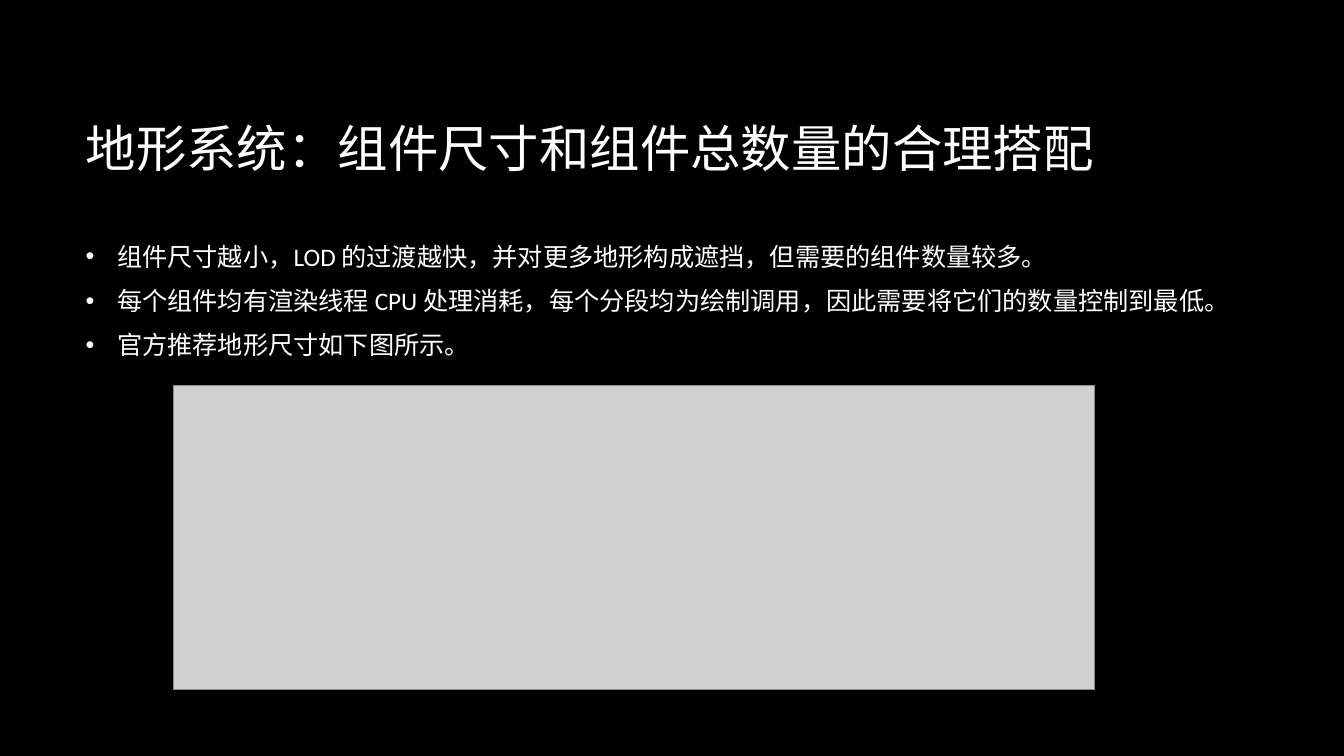
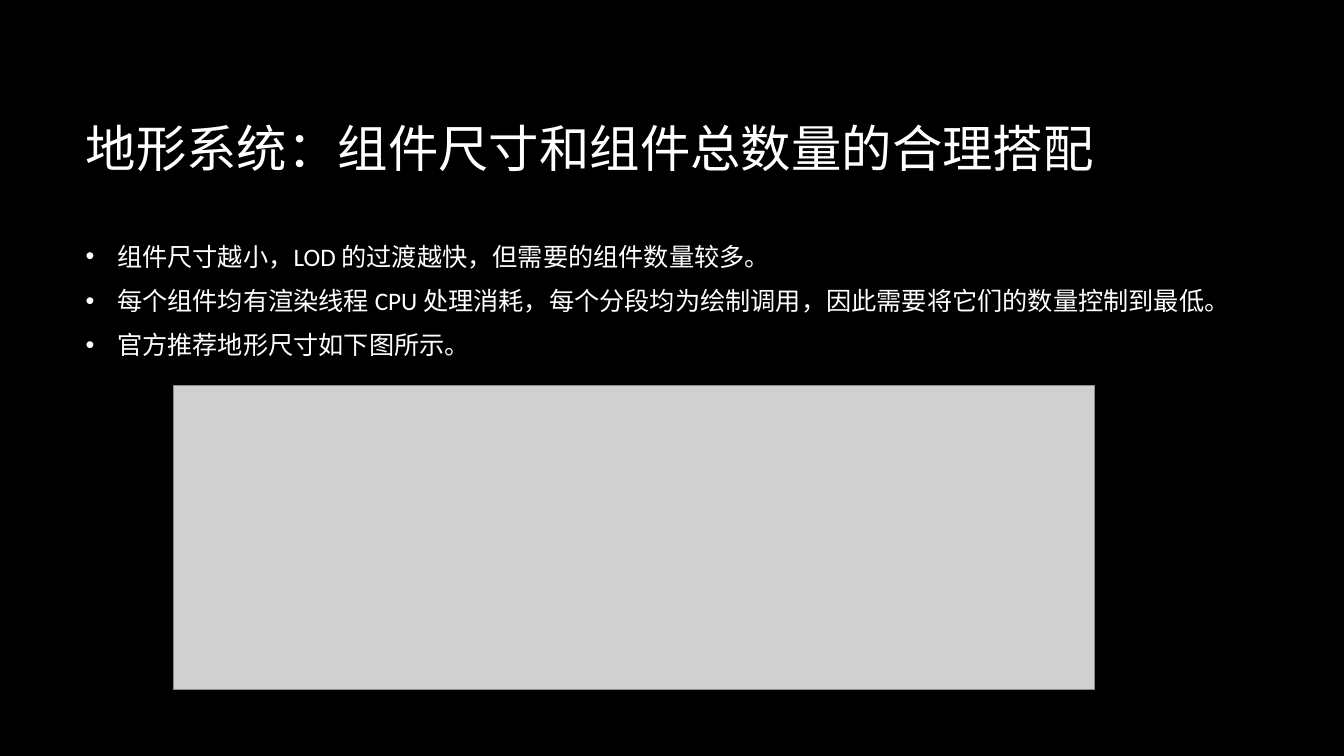
Before and after one commit to BattalionCommander/UE4_C-_Notes, a slide deck: slide 10 of Unreal engine 4.pptx (slide 8 before the commit). Drawn at 1344x756 pixels with LibreOffice and Linux fonts; fonts in the diff are those of the drawing; grey boxes stand for pictures; background and template pictures are left out. Boxes give left, top, right and bottom in pixels: in the first picture for what was removed or moved away, otherwise in the second. Text is boxed around its words. In the diff, an @@ line names an element or a change of style, - is before the commit and + after.

```diff
--- a/Unreal engine 4.pptx
+++ b/Unreal engine 4.pptx
@@ text at [117, 244, 770, 269]: text changed @@
-• 组件尺寸越小，LOD 的过渡越快，并对更多地形构成遮挡，但需要的组件数量较多。
+• 组件尺寸越小，LOD 的过渡越快，但需要的组件数量较多。
```
Also in this commit, not shown: 12 other slides changed, 4 slides added, 2 other files.
